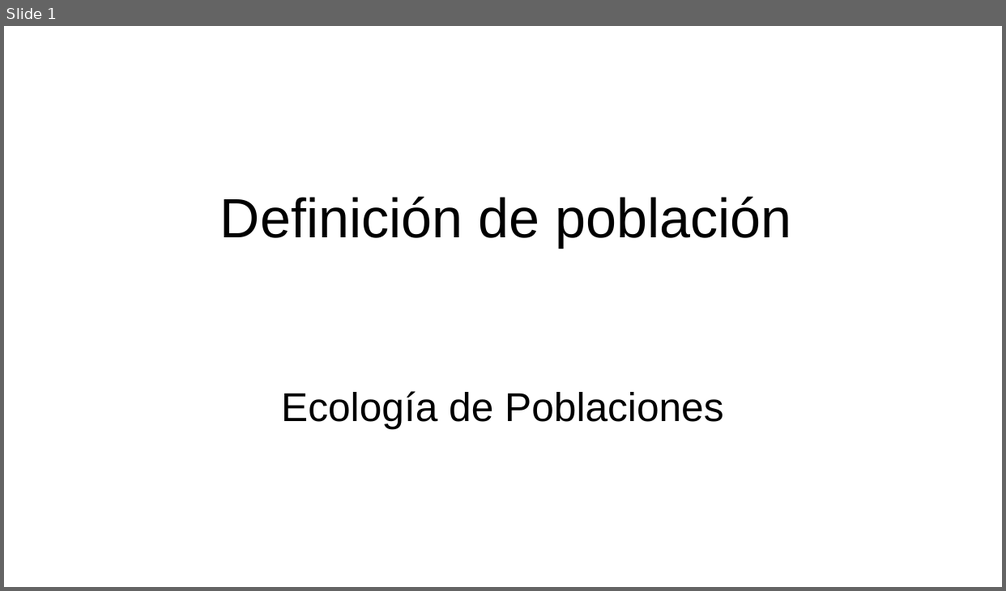
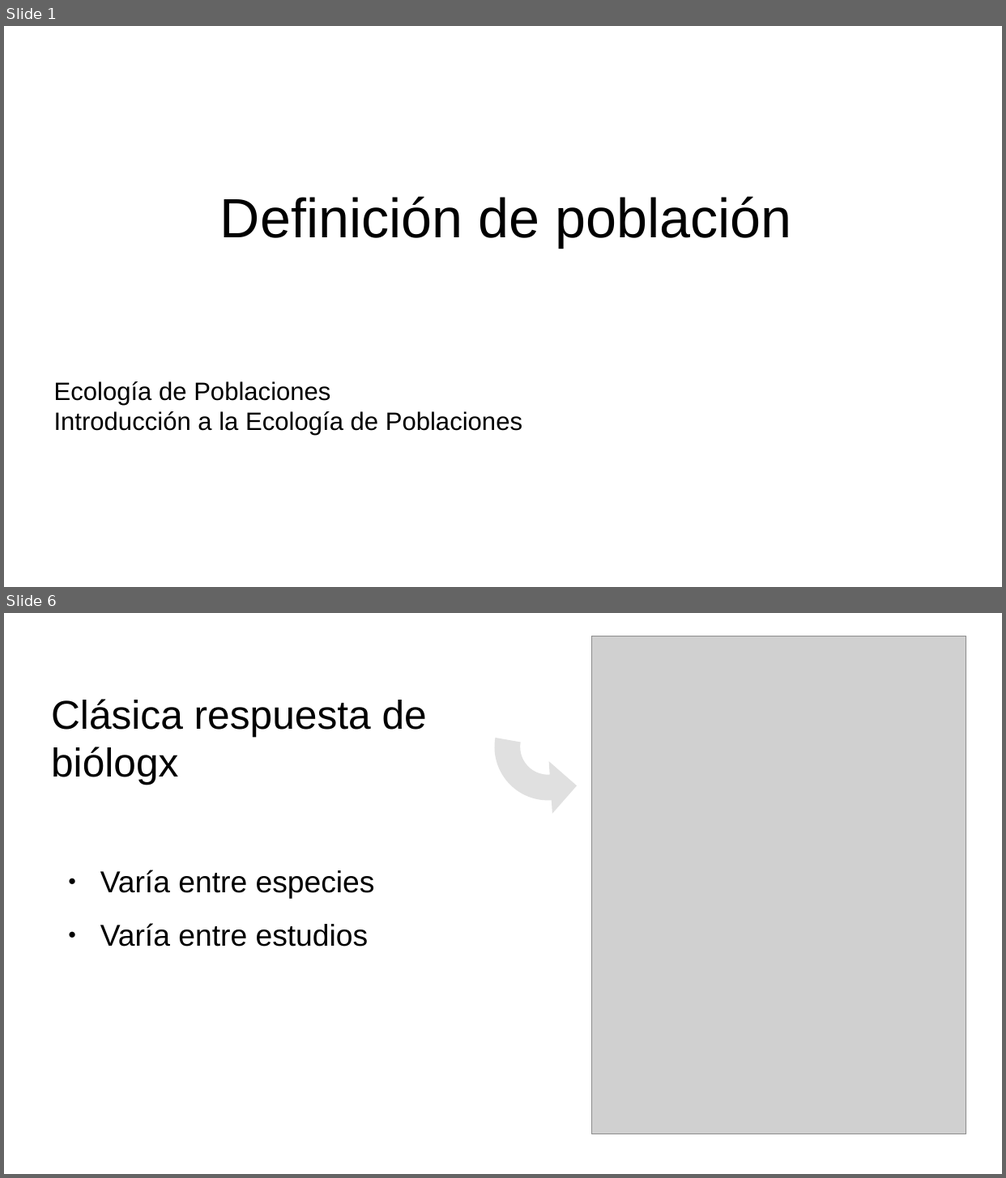
Before and after one commit to gerardommc/Ecologia-poblaciones, a slide deck: Unidad-1/Poblacion.odp. Shown one above the other, each under a label of ours: slide 1 before the commit, slides 1 and 6 after it; the slides between them are not shown. The pictures are 1006x591 and 1006x1178 pixels, drawn with LibreOffice and Linux fonts; fonts in the diff are those of the drawing; grey boxes stand for pictures. Boxes give left, top, right and bottom in pixels: in the first picture for what was removed or moved away, otherwise in the second. Text is boxed around its words. In the diff, an @@ line names an element or a change of style, - is before the commit and + after.

Commit message:
Poblaciones

```diff
--- a/Unidad-1/Poblacion.odp
+++ b/Unidad-1/Poblacion.odp
@@ slide 6 added at [4, 613, 1002, 1174], background #FFFFFF @@
@@ picture added at [593, 636, 966, 1135] @@
@@ freeform shape added at [486, 685, 610, 809], fill #E0E0E0 @@
@@ text added at [51, 699, 427, 785], 32 pt, text #000000 @@
+Clásica respuesta de biólogx
@@ text added at [100, 870, 375, 947], 24 pt, text #000000 @@
+● Varía entre especies
+● Varía entre estudios
@@ slide 1 changed as well @@
@@ subtitle at [54, 382, 330, 406]: size 32 to 20 pt in "Ecología de Poblaciones"; alignment centre to left @@
@@ subtitle at [54, 412, 522, 436]: paragraph added @@
+Introducción a la Ecología de Poblaciones
```
Also in this commit, not shown: 13 other slides added, 1 slide removed, 19 other files.
